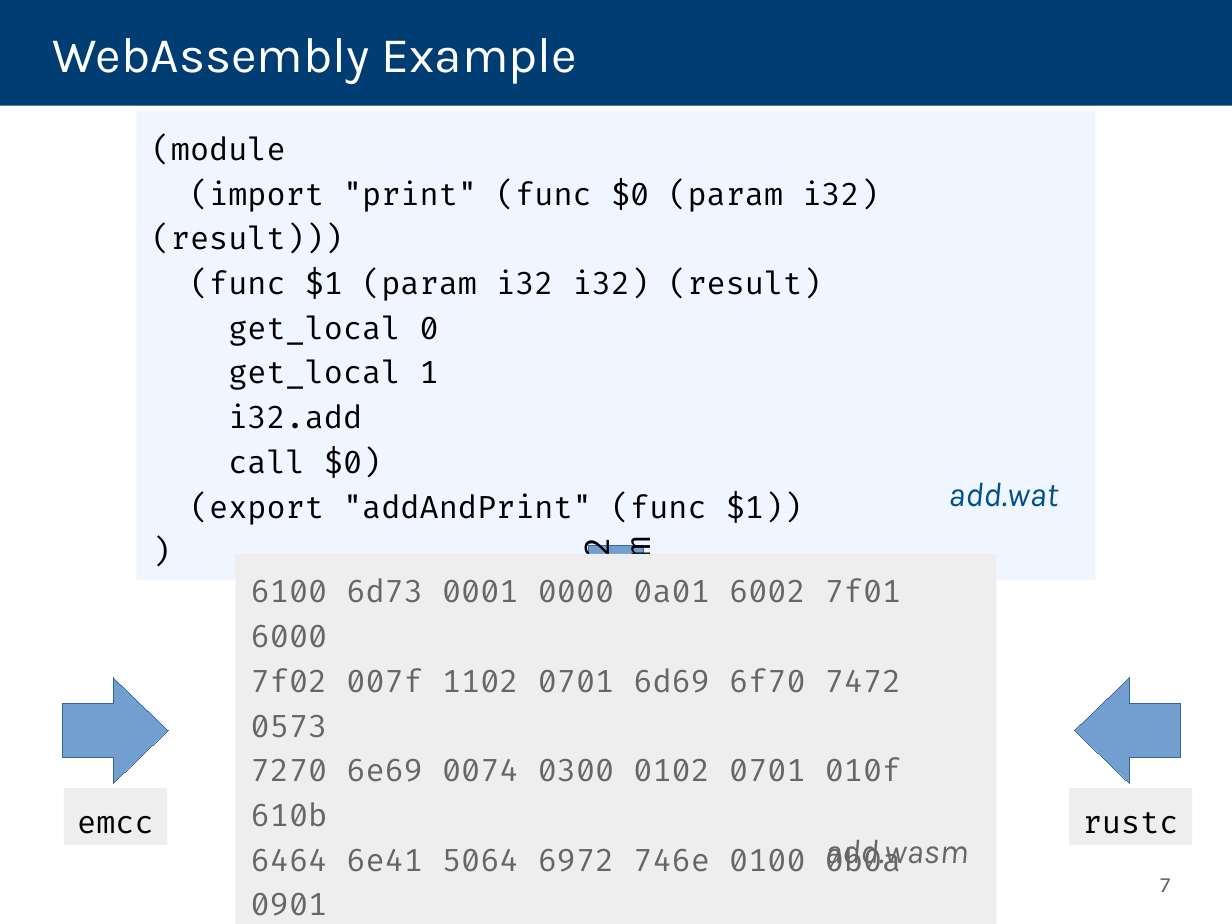
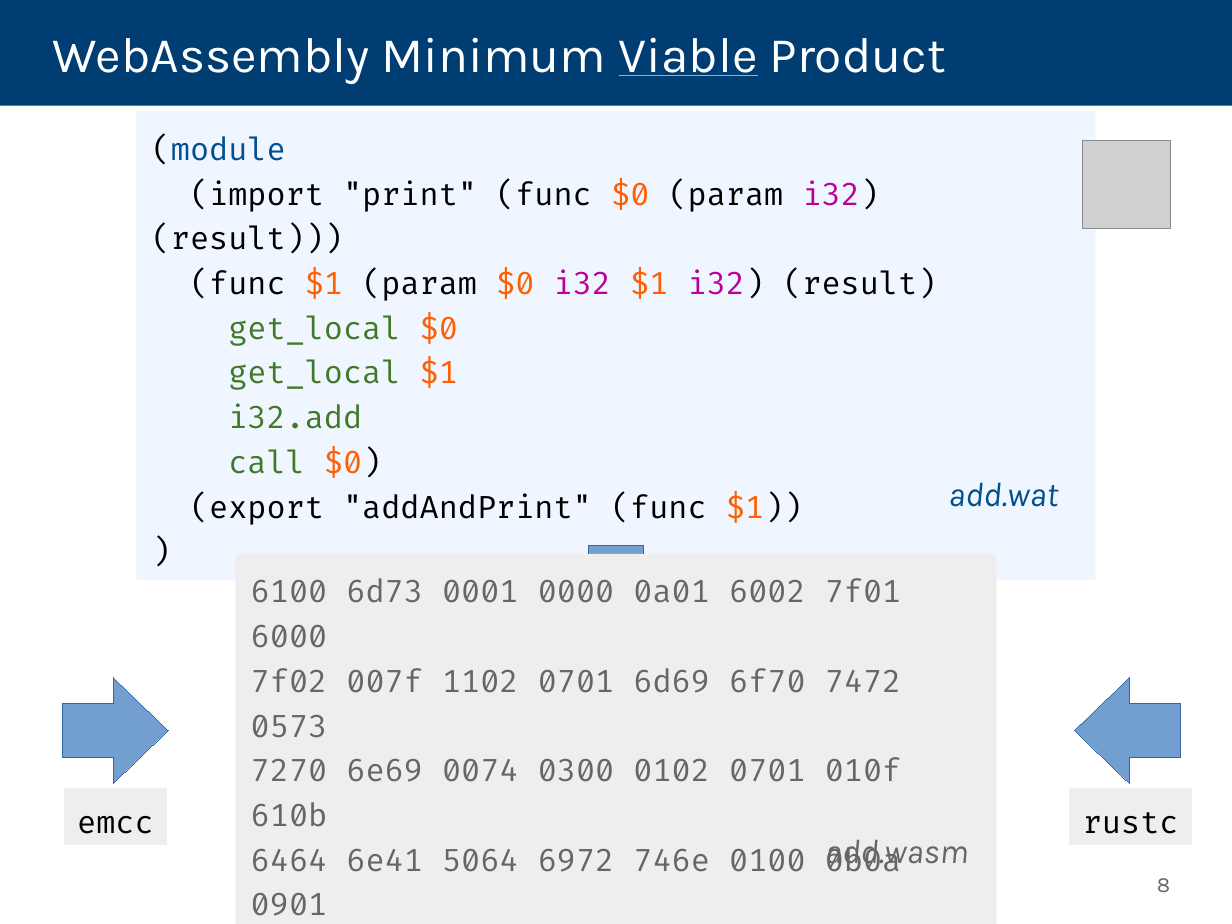
Before and after one commit to danleh/wasabi, a slide deck: slide 8 of 2018-04-11 Presentation/own-work.odp (slide 7 before the commit). Drawn at 1232x924 pixels with LibreOffice and Linux fonts; fonts in the diff are those of the drawing; grey boxes stand for pictures. Boxes give left, top, right and bottom in pixels: in the first picture for what was removed or moved away, otherwise in the second. Text is boxed around its words. In the diff, an @@ line names an element or a change of style, - is before the commit and + after.

Commit message:
wasm part of presentation finished, TODO: BI and A part

```diff
--- a/2018-04-11 Presentation/own-work.odp
+++ b/2018-04-11 Presentation/own-work.odp
@@ title at [53,37,945,84]: text changed @@
-WebAssembly Example
+WebAssembly Minimum Viable Product
@@ text in rectangle at [152,135,880,525]: text colour #000000 to #00508F in "(module"; text colour #000000 to #FF5F00 in "$0", "$0)", "$1))"; text colour #000000 to #B9009B in "i32)"; text colour #000000 to #407927 in "i32.add", "call" @@
@@ picture added at [1083,141,1172,229] @@
@@ text in rectangle at [190,269,936,390]: text changed @@
-(func $1 (param i32 i32) (result)
-get_local 0
-get_local 1
+(func $1 (param $0 i32 $1 i32) (result)
+get_local $0
+get_local $1
@@ text in left arrow at [578,544,661,603]: text removed @@
-wat2
-wasm
@@ page number at [1157,878,1170,892]: text changed @@
-7
+8
```
Also in this commit, not shown: 3 other slides changed, 14 slides added, 4 slides removed, 2 other files.
